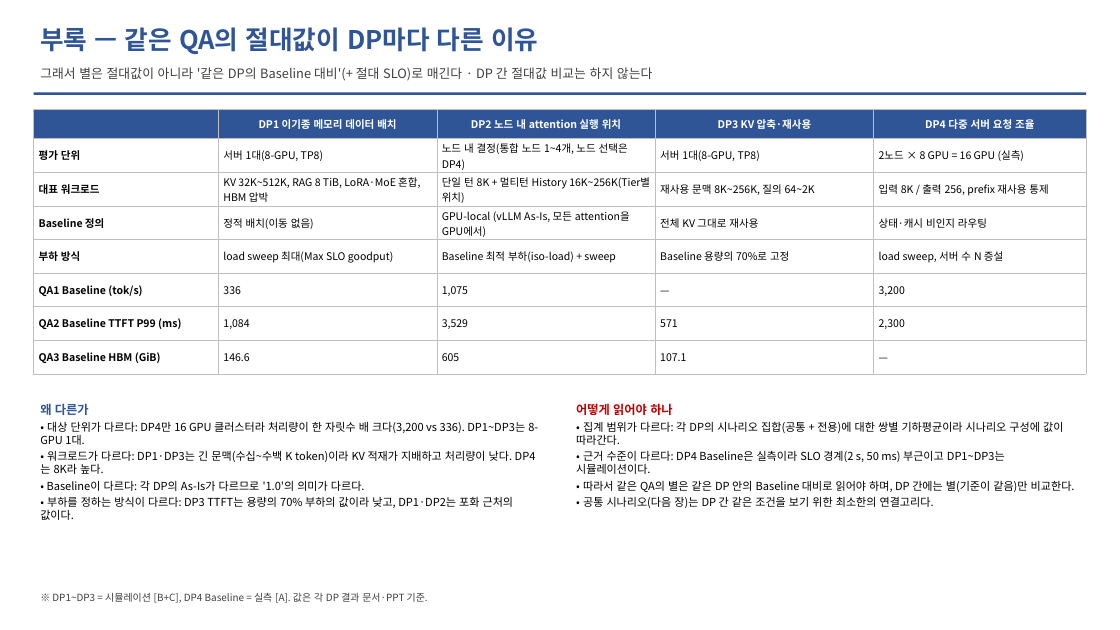
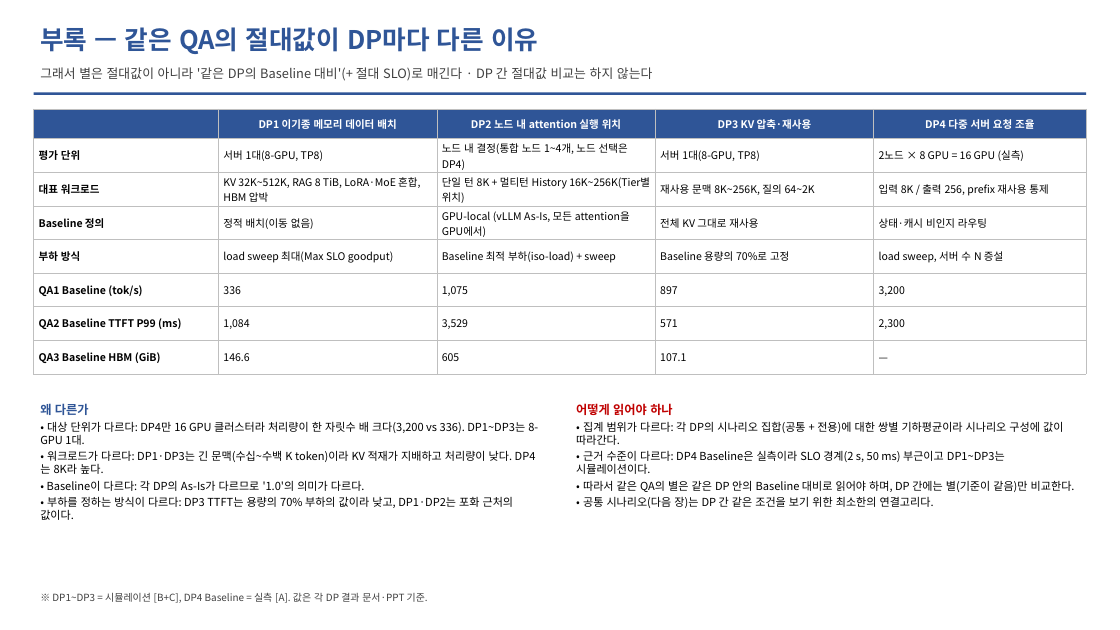
Before and after one commit to mkim0628/vllm, a slide deck: slide 25 of doc-mk/DP-overview-qa-unified.pptx (slide 23 before the commit). Drawn at 1120x630 pixels with LibreOffice and Linux fonts; fonts in the diff are those of the drawing. Boxes give left, top, right and bottom in pixels: in the first picture for what was removed or moved away, otherwise in the second. Text is boxed around its words. In the diff, an @@ line names an element or a change of style, - is before the commit and + after.

```diff
--- a/doc-mk/DP-overview-qa-unified.pptx
+++ b/doc-mk/DP-overview-qa-unified.pptx
@@ table at <box>34,109,1086,373</box> @@
-row 6, column 4: —
+row 6, column 4: 897
```
Also in this commit, not shown: 11 other slides changed, 3 slides added, 15 other files.
